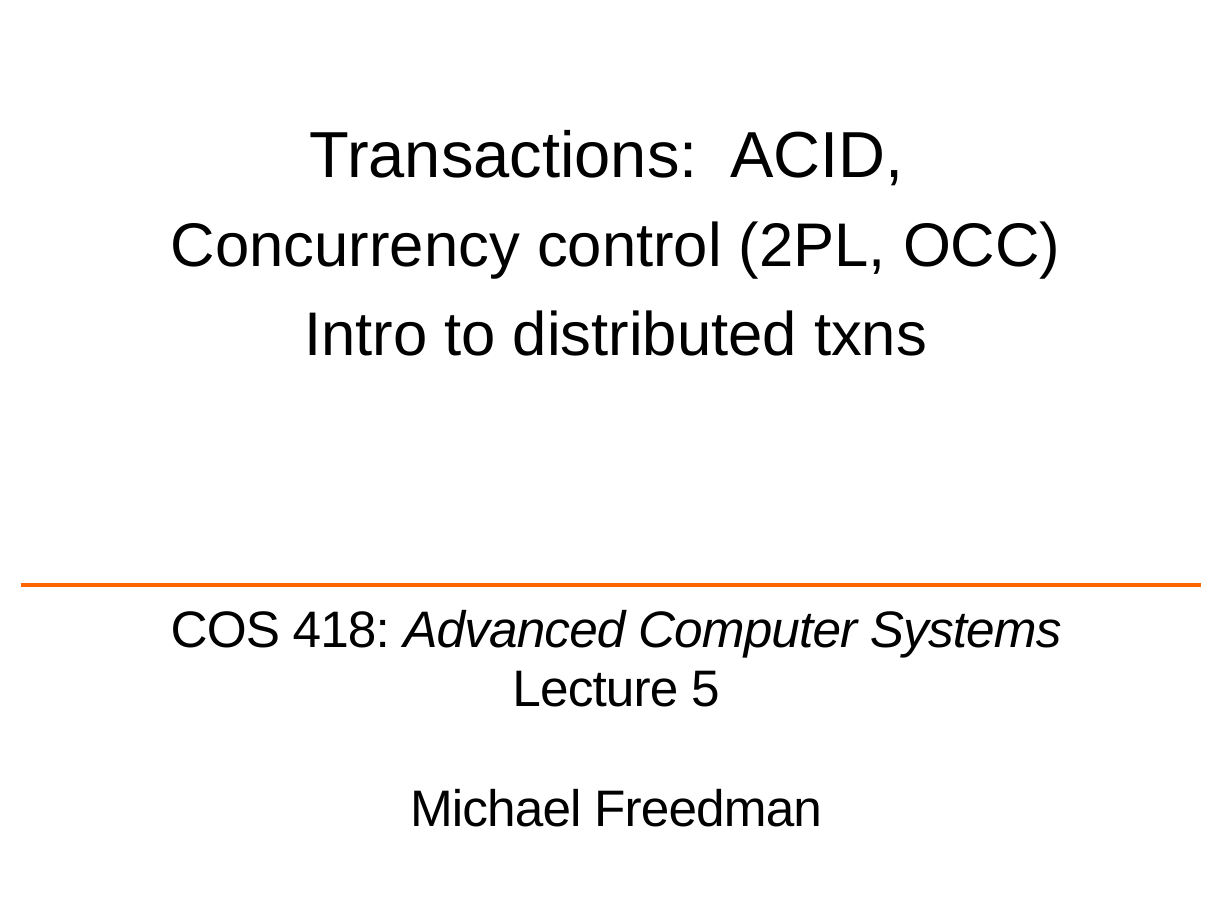
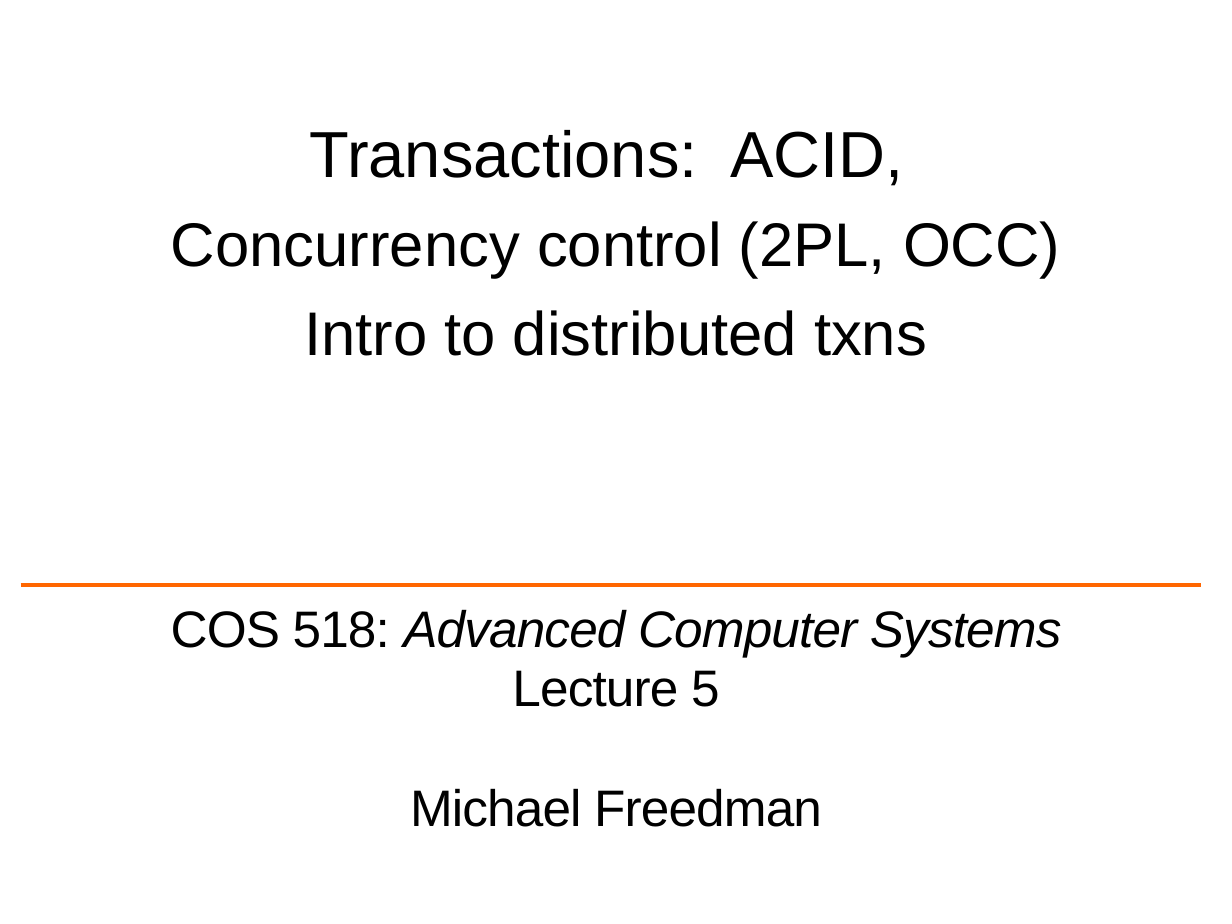
Before and after one commit to COS518/cos518.github.io, a slide deck: slide 1 of docs/L5-transactions.pptx. Drawn at 1232x924 pixels with LibreOffice and Linux fonts; fonts in the diff are those of the drawing; background and template pictures are left out. Boxes give left, top, right and bottom in pixels: in the first picture for what was removed or moved away, otherwise in the second. Text is boxed around its words. In the diff, an @@ line names an element or a change of style, - is before the commit and + after.

```diff
--- a/docs/L5-transactions.pptx
+++ b/docs/L5-transactions.pptx
@@ subtitle at bbox=[171, 609, 1062, 657]: text changed @@
-COS 418: Advanced Computer Systems
+COS 518: Advanced Computer Systems
```
Also in this commit, not shown: 1 other slide changed, 4 other files.
